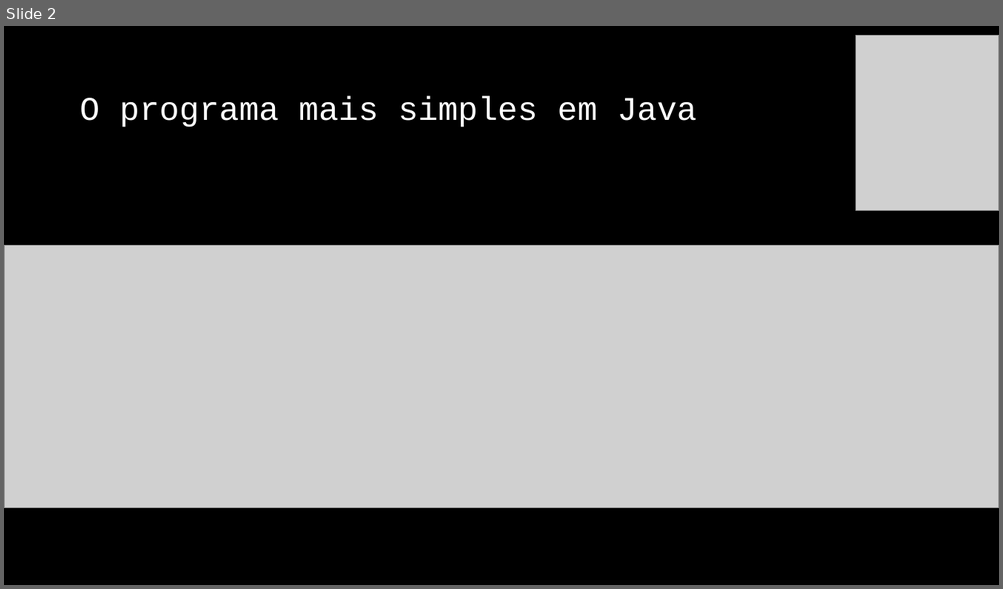
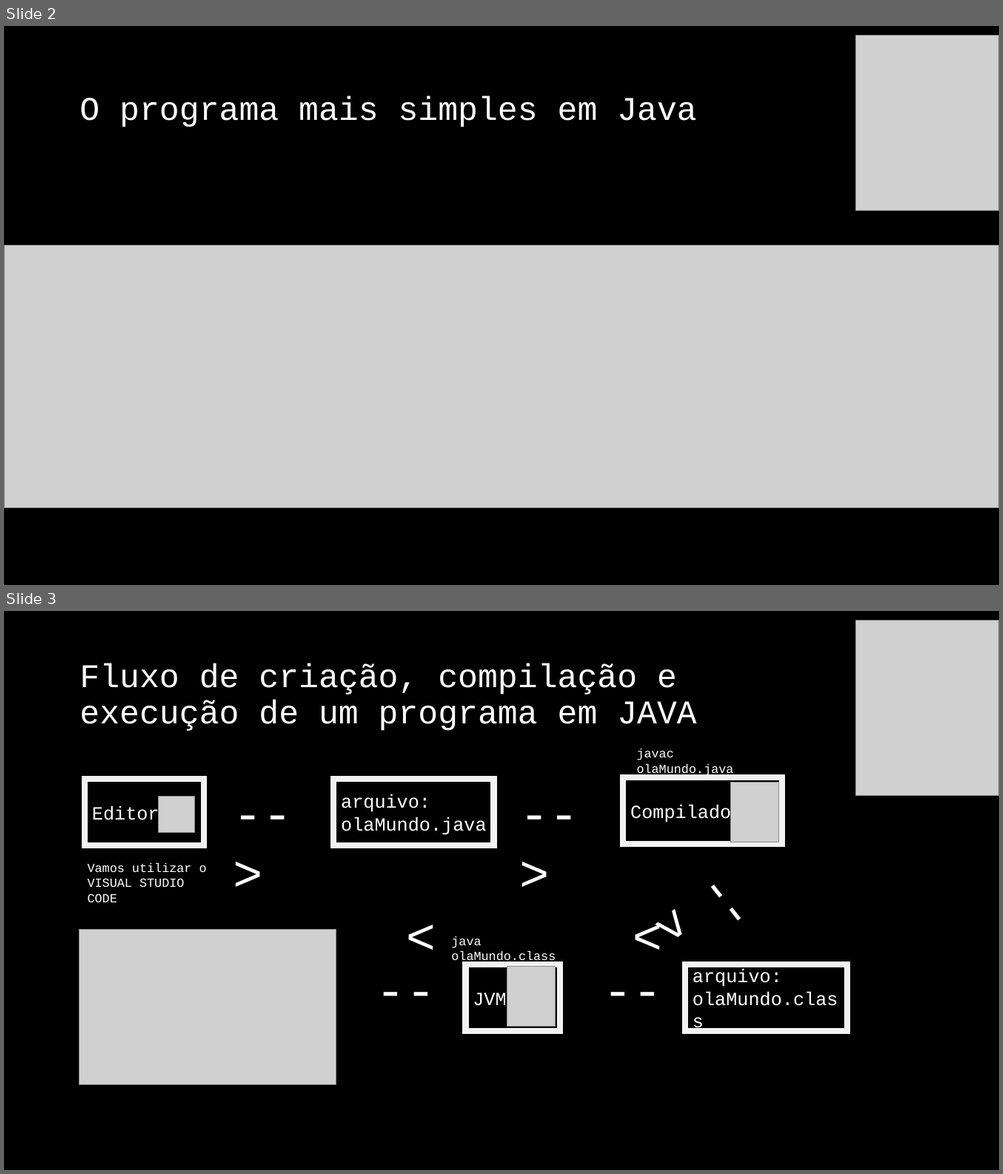
Before and after one commit to jrdutra/algoritmos, a slide deck: material_de_apoio/resumo_pratico.pptx. Shown one above the other, each under a label of ours: slide 2 before the commit, slides 2 and 3 after it. The pictures are 1003x589 and 1003x1174 pixels, drawn with LibreOffice and Linux fonts; fonts in the diff are those of the drawing; grey boxes stand for pictures. Boxes give left, top, right and bottom in pixels: in the first picture for what was removed or moved away, otherwise in the second. Text is boxed around its words. In the diff, an @@ line names an element or a change of style, - is before the commit and + after.

Commit message:
Atualizando documentos e criação dos slides

```diff
--- a/material_de_apoio/resumo_pratico.pptx
+++ b/material_de_apoio/resumo_pratico.pptx
@@ slide 3 added at (4,611,999,1170), background #000000 @@
@@ picture added at (856,620,999,796) @@
@@ title added at (79,664,697,731), 32 pt, text #FFFFFF @@
+Fluxo de criação, compilação e execução de um programa em JAVA
@@ text added at (637,749,734,777), 12 pt, text #FFFFFF @@
+javac olaMundo.java
@@ rectangle added at (85,779,204,846), outline #F2F2F2 6 pt, 18 pt, text #FFFFFF @@
+Editor
@@ text added at (225,778,324,846), 48 pt, text #FFFFFF @@
+-->
@@ rectangle added at (334,779,494,846), outline #F2F2F2 6 pt, 18 pt, text #FFFFFF @@
+arquivo: olaMundo.java
@@ text added at (512,778,610,846), 48 pt, text #FFFFFF @@
+-->
@@ rectangle added at (623,778,782,845), outline #F2F2F2 6 pt, 18 pt, text #FFFFFF @@
+Compilador
@@ picture added at (731,783,780,843) @@
@@ picture added at (159,796,195,832) @@
@@ text added at (682,850,796,968), 48 pt, text #FFFFFF @@
+-->
@@ text added at (88,863,207,903), 12 pt, text #FFFFFF @@
+Vamos utilizar o
+VISUAL STUDIO CODE
@@ picture added at (79,930,336,1085) @@
@@ text added at (451,937,555,965), 12 pt, text #FFFFFF @@
+java olaMundo.class
@@ rectangle added at (465,965,559,1031), outline #F2F2F2 6 pt, 18 pt, text #FFFFFF @@
+JVM
@@ rectangle added at (686,965,847,1031), outline #F2F2F2 6 pt, 18 pt, text #FFFFFF @@
+arquivo:
+olaMundo.class
@@ text added at (345,967,443,1035), 48 pt, text #FFFFFF @@
+-->
@@ picture added at (507,967,555,1027) @@
@@ text added at (572,967,669,1035), 48 pt, text #FFFFFF @@
+-->
```
